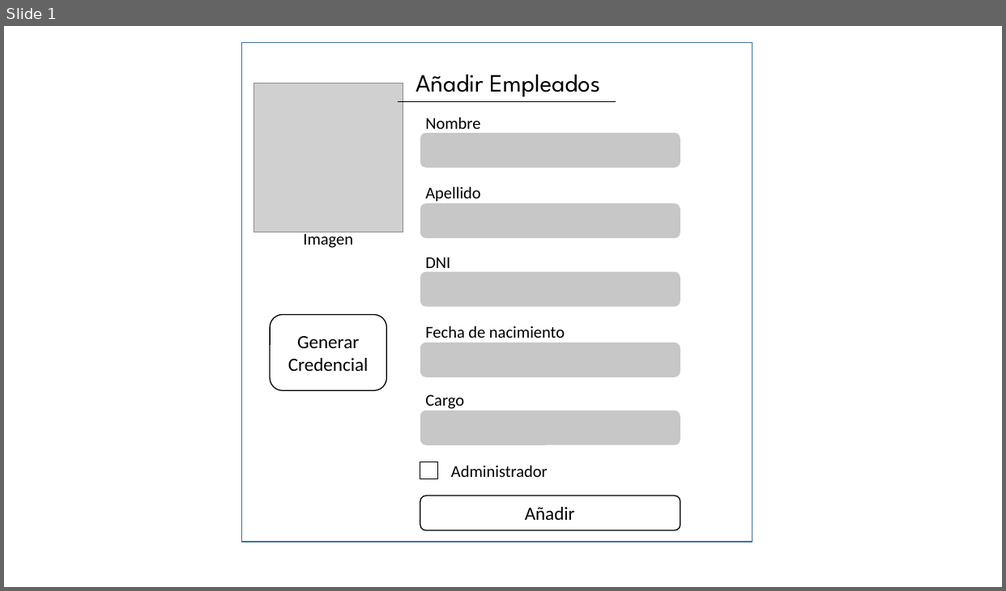
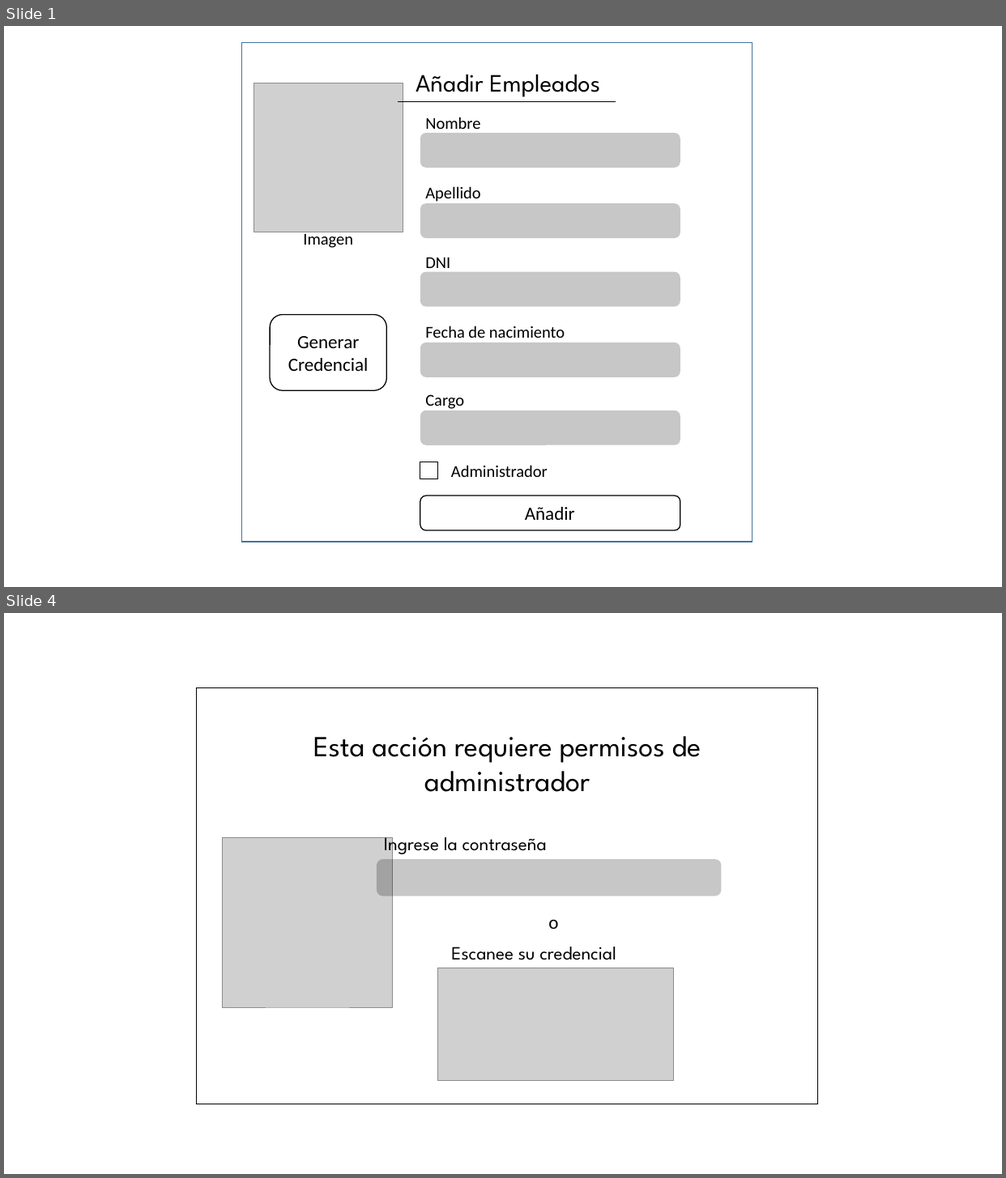
Before and after one commit to Pablo-22/UTN-App, a slide deck: MAQUETA.pptx. Shown one above the other, each under a label of ours: slide 1 before the commit, slides 1 and 4 after it; the slides between them are not shown. The pictures are 1006x591 and 1006x1178 pixels, drawn with LibreOffice and Linux fonts; fonts in the diff are those of the drawing; grey boxes stand for pictures. Boxes give left, top, right and bottom in pixels: in the first picture for what was removed or moved away, otherwise in the second. Text is boxed around its words. In the diff, an @@ line names an element or a change of style, - is before the commit and + after.

```diff
--- a/MAQUETA.pptx
+++ b/MAQUETA.pptx
@@ slide 4 added at [4,613,1002,1174], background #FFFFFF @@
@@ group added at [197,688,818,1105]: 4 texts, 2 pictures, 1 rectangle, 1 rounded rectangle @@
+Escanee su credencial
+Ingrese la contraseña
+Esta acción requiere permisos de administrador
+o
```
Also in this commit, not shown: 1 other slide added, 2 slides removed.
